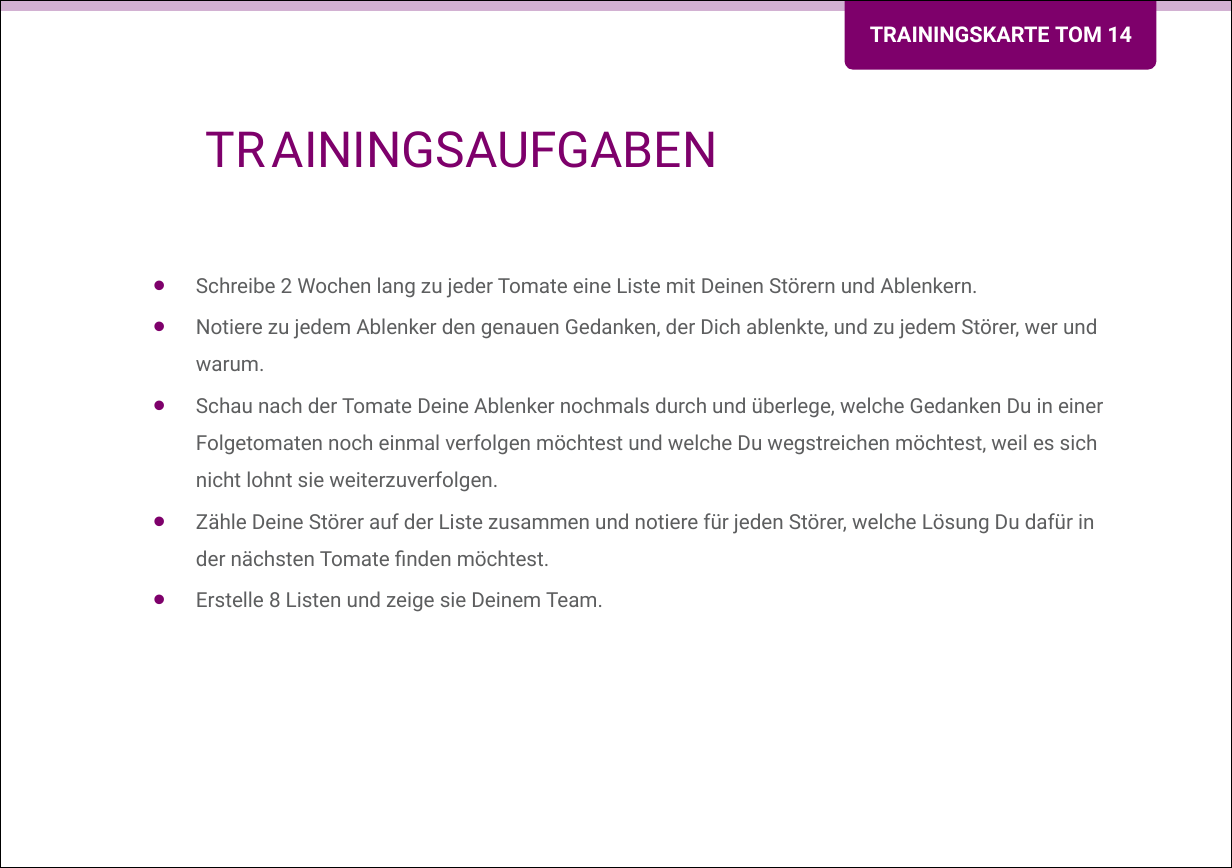
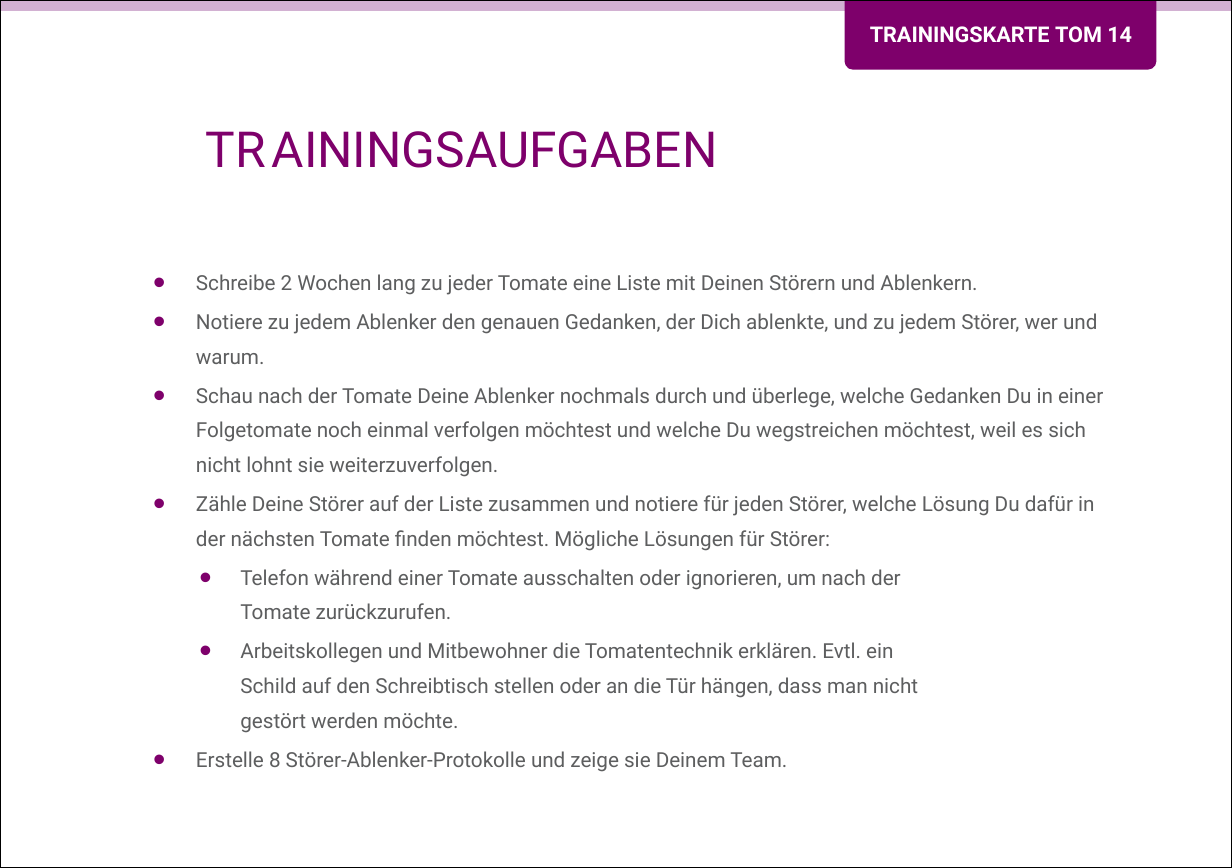
Before and after one commit to Teamtool/training-materials, a slide deck: slide 2 of training-cards/music moves/Tomatoes (TOM)/ger/apprentice/ger_TOM_14_Ich_bin_in_einer_Tomate_MM_A.pptx. Drawn at 1232x868 pixels with LibreOffice and Linux fonts; fonts in the diff are those of the drawing; background and template pictures are left out. Boxes give left, top, right and bottom in pixels: in the first picture for what was removed or moved away, otherwise in the second. Text is boxed around its words. In the diff, an @@ line names an element or a change of style, - is before the commit and + after.

```diff
--- a/training-cards/music moves/Tomatoes (TOM)/ger/apprentice/ger_TOM_14_Ich_bin_in_einer_Tomate_MM_A.pptx
+++ b/training-cards/music moves/Tomatoes (TOM)/ger/apprentice/ger_TOM_14_Ich_bin_in_einer_Tomate_MM_A.pptx
@@ text at (x1=196, y1=274, x2=1097, y2=364): line spacing 1.5 to 1.4 @@
@@ text at (x1=196, y1=387, x2=1103, y2=772): text changed @@
-• Schau nach der Tomate Deine Ablenker nochmals durch und überlege, welche Gedanken Du in einer Folgetomaten noch einmal verfolgen möchtest und welche Du wegstreichen möchtest, weil es sich nicht lohnt sie weiterzuverfolgen.
-• Zähle Deine Störer auf der Liste zusammen und notiere für jeden Störer, welche Lösung Du dafür in der nächsten Tomate finden möchtest.
-• Erstelle 8 Listen und zeige sie Deinem Team.
+• Schau nach der Tomate Deine Ablenker nochmals durch und überlege, welche Gedanken Du in einer Folgetomate noch einmal verfolgen möchtest und welche Du wegstreichen möchtest, weil es sich nicht lohnt sie weiterzuverfolgen.
+• Zähle Deine Störer auf der Liste zusammen und notiere für jeden Störer, welche Lösung Du dafür in der nächsten Tomate finden möchtest. Mögliche Lösungen für Störer:
+  • Telefon während einer Tomate ausschalten oder ignorieren, um nach der
+    Tomate zurückzurufen.
+  • Arbeitskollegen und Mitbewohner die Tomatentechnik erklären. Evtl. ein
+    Schild auf den Schreibtisch stellen oder an die Tür hängen, dass man nicht
+    gestört werden möchte.
+• Erstelle 8 Störer-Ablenker-Protokolle und zeige sie Deinem Team.
```
Also in this commit, not shown: 1 other slide changed, 3 other files.
